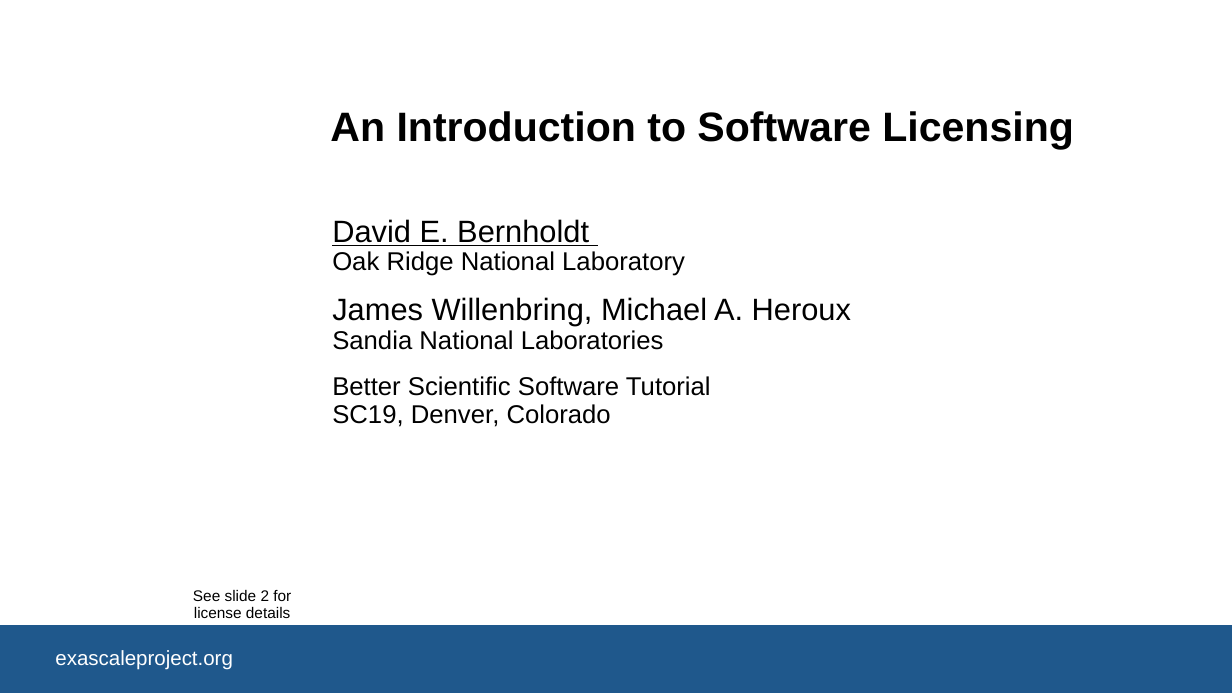
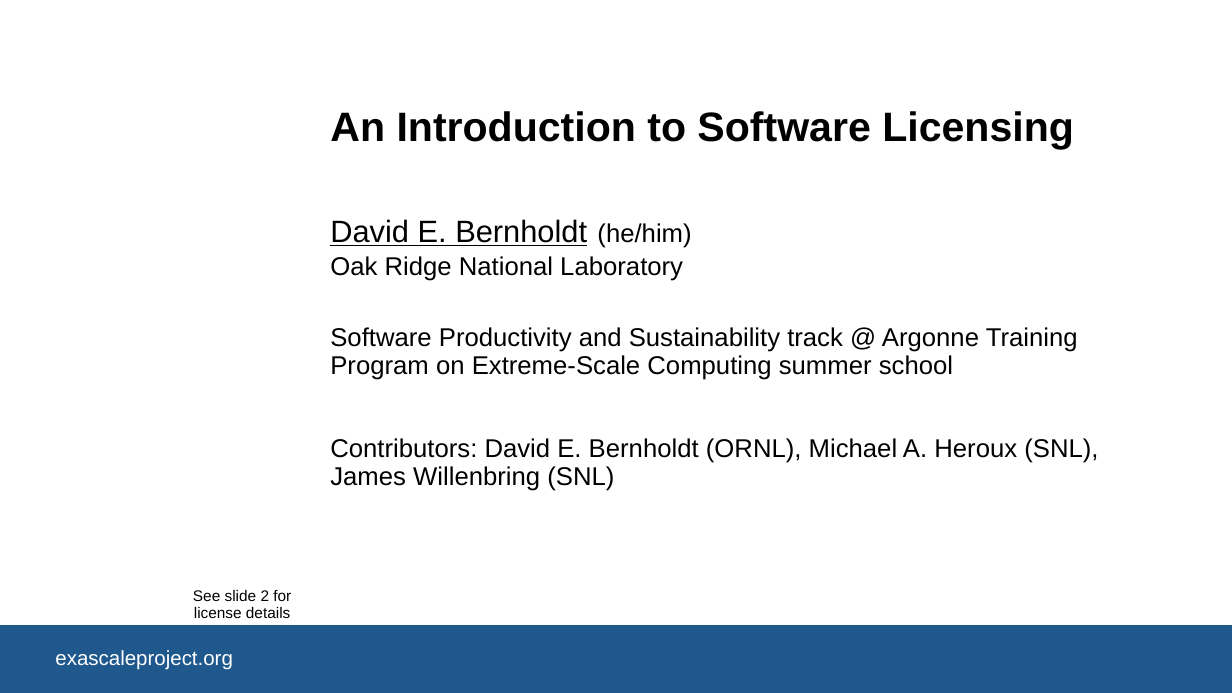
Before and after one commit to bssw-tutorial/presentations, a slide deck: slide 1 of licensing.pptx. Drawn at 1232x693 pixels with LibreOffice and Linux fonts; fonts in the diff are those of the drawing; background and template pictures are left out. Boxes give left, top, right and bottom in pixels: in the first picture for what was removed or moved away, otherwise in the second. Text is boxed around its words. In the diff, an @@ line names an element or a change of style, - is before the commit and + after.

Commit message:
Update licensing.pptx
Template and some content

```diff
--- a/licensing.pptx
+++ b/licensing.pptx
@@ text added at box(330, 219, 587, 246), 24 pt, text #000000, underline @@
+David E. Bernholdt
@@ subtitle removed at box(332, 219, 851, 427) @@
-David E. Bernholdt
-Oak Ridge National Laboratory
-James Willenbring, Michael A. Heroux
-Sandia National Laboratories
-Better Scientific Software Tutorial
-SC19, Denver, Colorado
@@ text added at box(597, 223, 691, 248), 20 pt, text #000000 @@
+(he/him)
@@ text added at box(330, 256, 683, 281), 20 pt, text #000000 @@
+Oak Ridge National Laboratory
@@ text added at box(330, 327, 1078, 380), 20 pt, text #000000 @@
+Software Productivity and Sustainability track @ Argonne Training Program on Extreme-Scale Computing summer school
@@ text added at box(330, 438, 1098, 491), 20 pt, text #000000 @@
+Contributors: David E. Bernholdt (ORNL), Michael A. Heroux (SNL), James Willenbring (SNL)
```
Also in this commit, not shown: 31 other slides changed.
